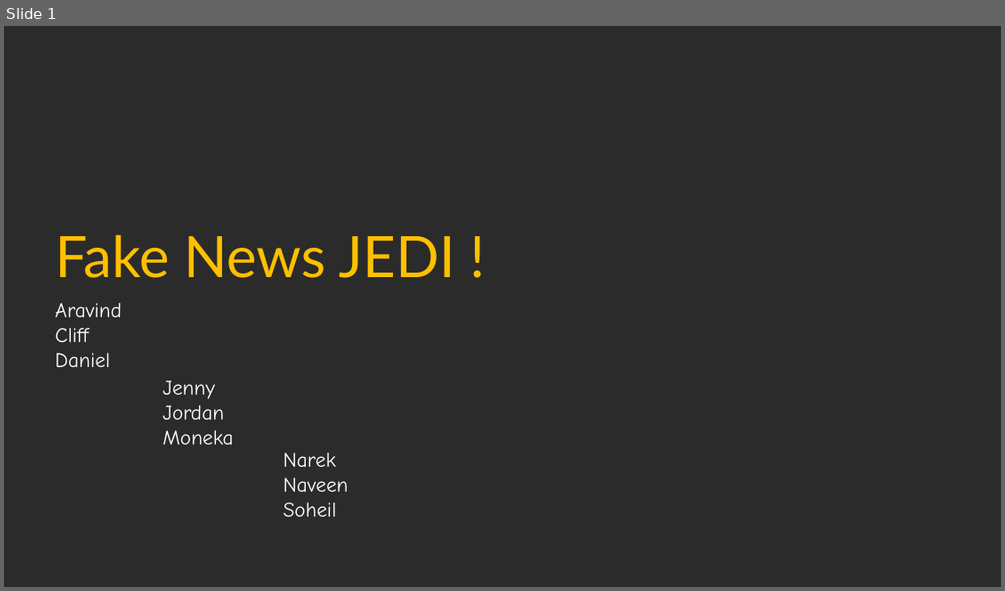
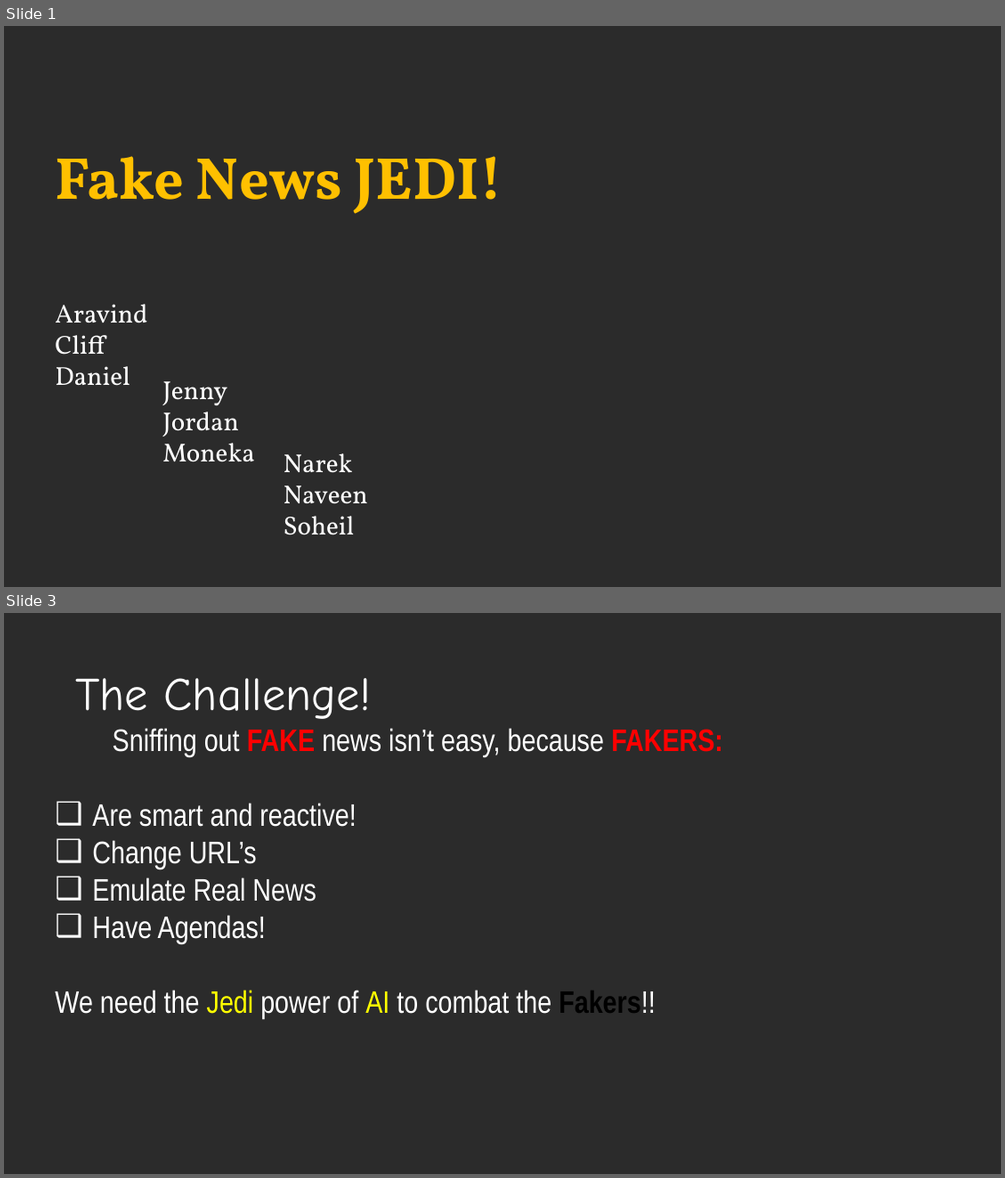
Before and after one commit to bringingjoy/fakenewsjedi, a slide deck: Hackaton Presentation.pptx. Shown one above the other, each under a label of ours: slide 1 before the commit, slides 1 and 3 after it; the slides between them are not shown. The pictures are 1005x591 and 1005x1178 pixels, drawn with LibreOffice and Linux fonts; fonts in the diff are those of the drawing; background and template pictures are left out; a plain dark background stands for a picture behind light text. Boxes give left, top, right and bottom in pixels: in the first picture for what was removed or moved away, otherwise in the second. Text is boxed around its words. In the diff, an @@ line names an element or a change of style, - is before the commit and + after.

```diff
--- a/Hackaton Presentation.pptx
+++ b/Hackaton Presentation.pptx
@@ slide 3 added at [4,613,1001,1174], background picture (left out) @@
@@ text added at [75,678,372,719], 45 pt, text #FFFFFF @@
+The Challenge!
@@ text added at [55,728,723,1019], 30 pt, text #FFFFFF @@
+Sniffing out FAKE news isn’t easy, because FAKERS:
+❑ Are smart and reactive!
+❑ Change URL’s
+❑ Emulate Real News
+❑ Have Agendas!
+We need the Jedi power of AI to combat the Fakers!!
@@ slide 1 changed as well @@
@@ text at [55,156,503,214]: text changed; size 55 to 57 pt; font Lato to Vollkorn; bold on @@
-Fake News JEDI !
+Fake News JEDI!
@@ size 20 to 25 pt, font Comic Neue to Vollkorn in 3 elements at [55,304,147,386], [162,381,255,462], [283,453,368,535] @@
```
Also in this commit, not shown: 1 other slide changed, 4 other slides added, 4 slides removed.
